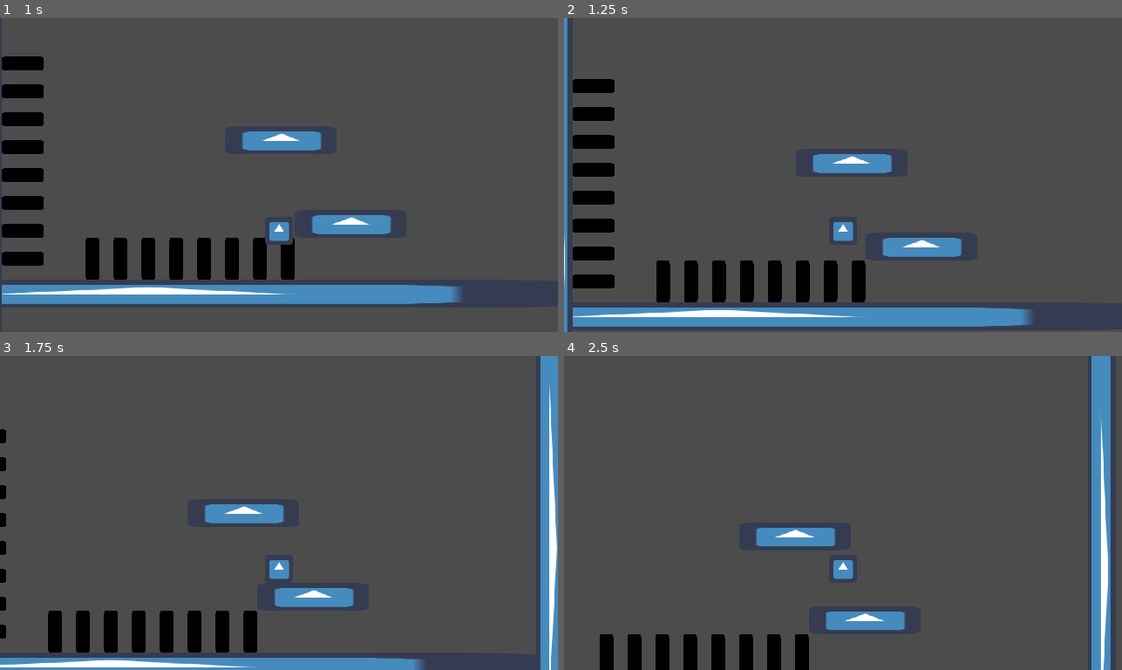
Above: before the commit, frames 1-4 (two rows, left to right).
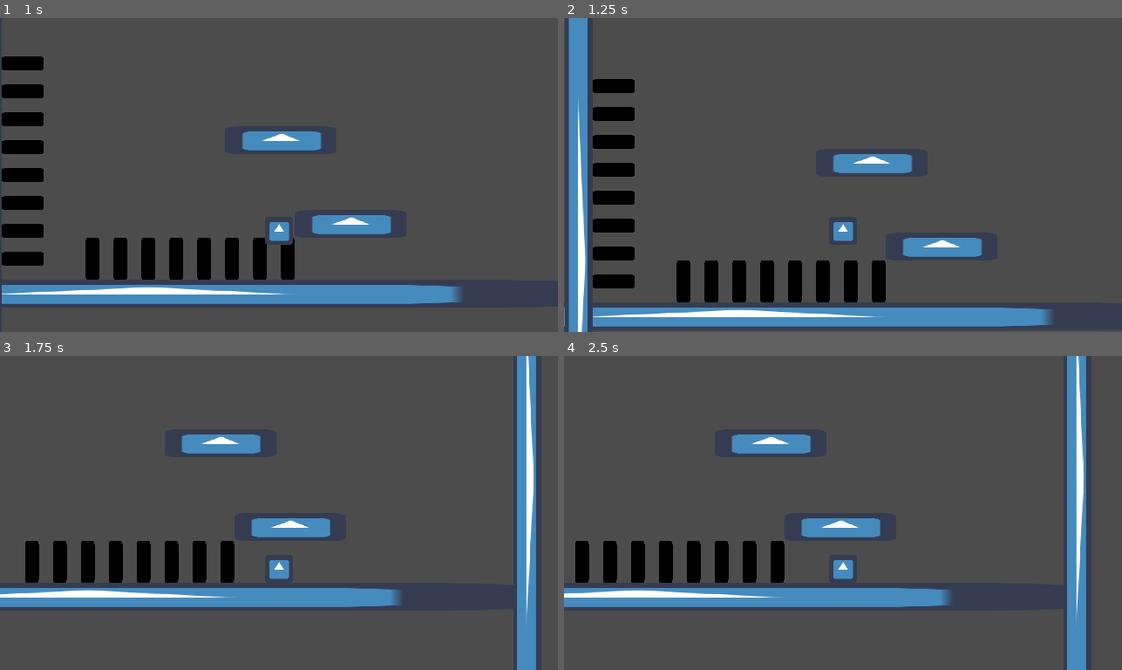
Above: after the commit, the same moments.

Repository: SleepingPhoenix1/Experimenting-with-movement
Game: Godot game, scene res://scenes/test_level.tscn
Same seed, same stepped clock (60 frames per second), same inputs: the game is played once before the commit and once after it. The engine's default icon, where the game draws it, is replaced by a stand-in: a white triangle on a blue panel in a dark square.
Inputs:
- Up to frame 1 (1 s): tap Enter at 0.5 s; hold Right (ui_right) from 0.53 s (still down); hold Ctrl (climb) from 0.53 s (still down); tap Space (ui_jump) at 0.77, 0.8 s
- Up to frame 2 (1.25 s): keep holding Right (ui_right); keep holding Ctrl (climb); tap Space (ui_jump) at 1.07 s
- Up to frame 3 (1.75 s): keep holding Right (ui_right); release Ctrl (climb) at 1.28 s; tap Space (ui_jump) at 1.35, 1.52 s; tap Ctrl (climb) at 1.55 s
- Up to frame 4 (2.5 s): tap Space (ui_jump) at 1.82, 2.3 s; release Right (ui_right) at 2.03 s; hold Left (ui_left) from 2.03 s (still down); hold Ctrl (climb) from 2.03 s (still down)

Frame 1 is identical in both runs. In frame 2, 11% of the frame differs, in the area x 0-88%, y 0-100%; in frame 3, 21%, in the area x 0-100%, y 0-100%; in frame 4, 19%.

Commit message:
almost fixed wall jumping

Diff:
--- a/scenes/player.tscn
+++ b/scenes/player.tscn
@@ -34,25 +34,31 @@
 [node name="RayCast2D" type="RayCast2D" parent="WallRaycastsRight"]
 position = Vector2( 8.075, -16 )
 enabled = true
-cast_to = Vector2( 1, 0 )
+cast_to = Vector2( 0.5, 0 )
 
 [node name="RayCast2D2" type="RayCast2D" parent="WallRaycastsRight"]
 position = Vector2( 8.14779, -0.0353727 )
 enabled = true
-cast_to = Vector2( 1, 0 )
+cast_to = Vector2( 0.5, 0 )
 
 [node name="WallRaycastsLeft" type="Node2D" parent="."]
 
 [node name="RayCast2D" type="RayCast2D" parent="WallRaycastsLeft"]
 position = Vector2( -8.145, -16 )
 enabled = true
-cast_to = Vector2( -1, 0 )
+cast_to = Vector2( -0.5, 0 )
 
 [node name="RayCast2D2" type="RayCast2D" parent="WallRaycastsLeft"]
 position = Vector2( -8.07221, -0.0774574 )
 enabled = true
-cast_to = Vector2( -1, 0 )
+cast_to = Vector2( -0.5, 0 )
 
 [node name="Coyote timer" type="Timer" parent="."]
 wait_time = 0.1
 one_shot = true
+
+[node name="wall_jump_timer" type="Timer" parent="."]
+wait_time = 0.1
+one_shot = true
+
+[connection signal="timeout" from="wall_jump_timer" to="." method="_on_wall_jump_timer_timeout"]
--- a/scripts/player.gd
+++ b/scripts/player.gd
@@ -83,7 +83,7 @@
 func _physics_process(delta):
 	movement()
 	_update_wall_directions()
-	print(stamina)
+	print(can_move)
 
 
 
@@ -178,7 +178,8 @@
 			stamina -= stamina_on_wall
 		is_wall_climbing = true
 	else:
-		can_move = true
+		if !has_wall_jumped:
+			can_move = true
 		jump_gravity = ((-2.0 * jump_height) / (jump_time_to_peak * jump_time_to_peak)) * -1.0
 		fall_gravity = ((-2.0 * jump_height) / (jump_time_to_descent * jump_time_to_descent)) * -1.0
 		is_wall_climbing = false
@@ -218,16 +219,19 @@
 	if !climbing:
 		velocity.x += 125 * -wall_direction
 
+	has_wall_jumped = true
 
 func wall_jumping():
 	if Input.is_action_just_pressed("ui_jump"):
 		stamina -= stamina_wall_climb_jump
 		can_wall_climb = false
-		has_wall_jumped = true
 		var wall_jump_velocity = Wall_jump_Velocity
 		if !is_moving and stamina > 0 and is_wall_climbing:
 			wall_jump(true)
-		else: wall_jump(false)
+		else:
+			wall_jump(false)
+			can_move = false
+			$wall_jump_timer.start()
 
 func _update_wall_directions():
 	var is_near_wall_left = _check_is_valid_wall(left_wall_raycasts)
@@ -246,3 +250,13 @@
 			if dot > PI * 0.35 and dot < PI * 0.55:
 				return true
 	return false
+
+
+
+
+
+
+
+func _on_wall_jump_timer_timeout():
+	can_move = true
+	print("A")
